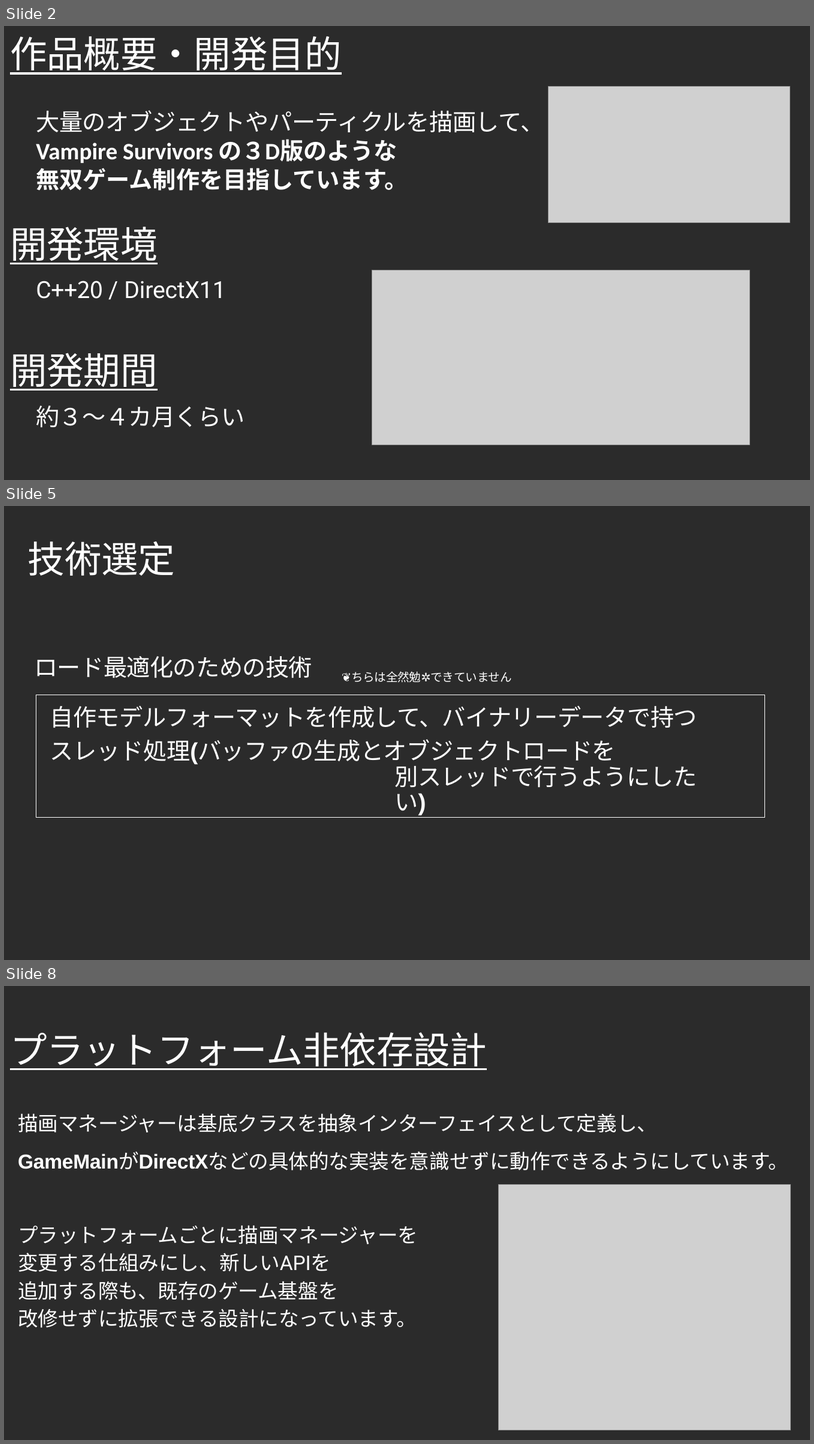
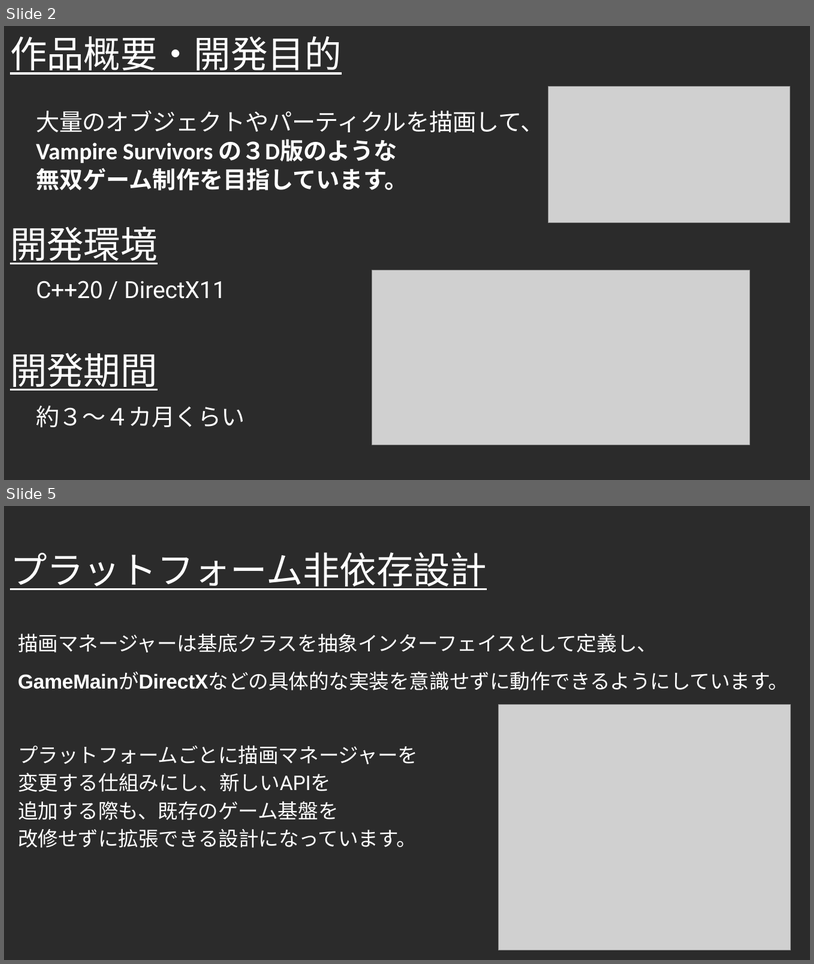
Before and after one commit to Takeshi0106/Action_Game, a slide deck: 作品詳細アピール.pptx. Shown one above the other, each under a label of ours: slides 2, 5 and 8 before the commit, slides 2 and 5 after it; the slides between them are not shown. The pictures are 814x1444 and 814x964 pixels, drawn with LibreOffice and Linux fonts; fonts in the diff are those of the drawing; grey boxes stand for pictures; background and template pictures are left out; a plain dark background stands for a picture behind light text. Boxes give left, top, right and bottom in pixels: in the first picture for what was removed or moved away, otherwise in the second. Text is boxed around its words. In the diff, an @@ line names an element or a change of style, - is before the commit and + after.

```diff
--- a/作品詳細アピール.pptx
+++ b/作品詳細アピール.pptx
@@ slide 5 removed at [4, 506, 810, 960], background picture (left out) @@
@@ title removed at [28, 541, 176, 576] @@
-技術選定
@@ text removed at [34, 656, 312, 678] @@
-ロード最適化のための技術
@@ text removed at [351, 671, 512, 682] @@
-❦ちらは全然勉✲できていません
@@ rectangle removed at [36, 695, 765, 817] @@
-自作モデルフォーマットを作成して、バイナリーデータで持つスレッド処理(バッファの生成とオブジェクトロードを
-別スレッドで行うようにしたい)
@@ what was slide 8 is now slide 5 @@
```
Also in this commit, not shown: 3 slides changed, 3 slides added, 4 other slides removed, 1 other file.
